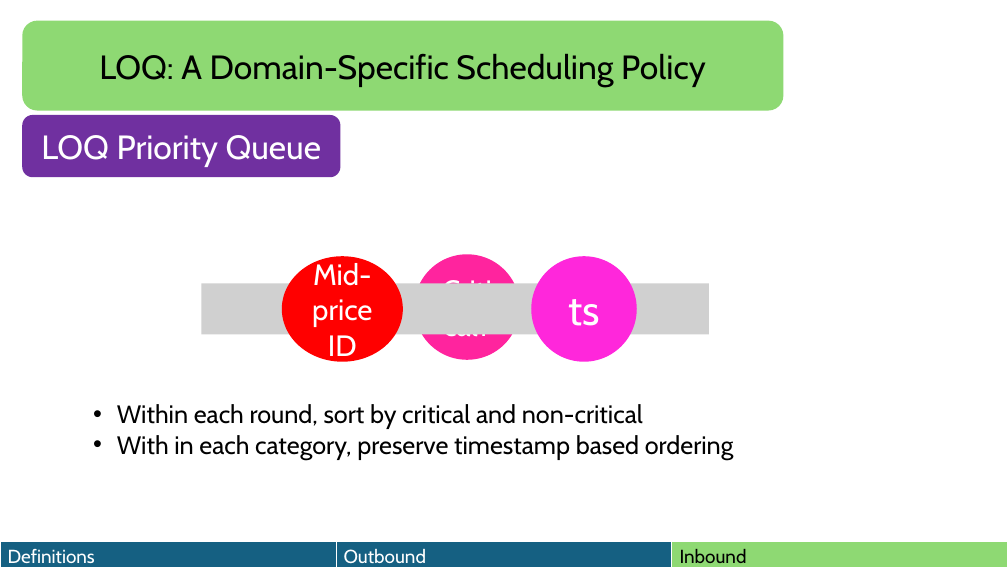
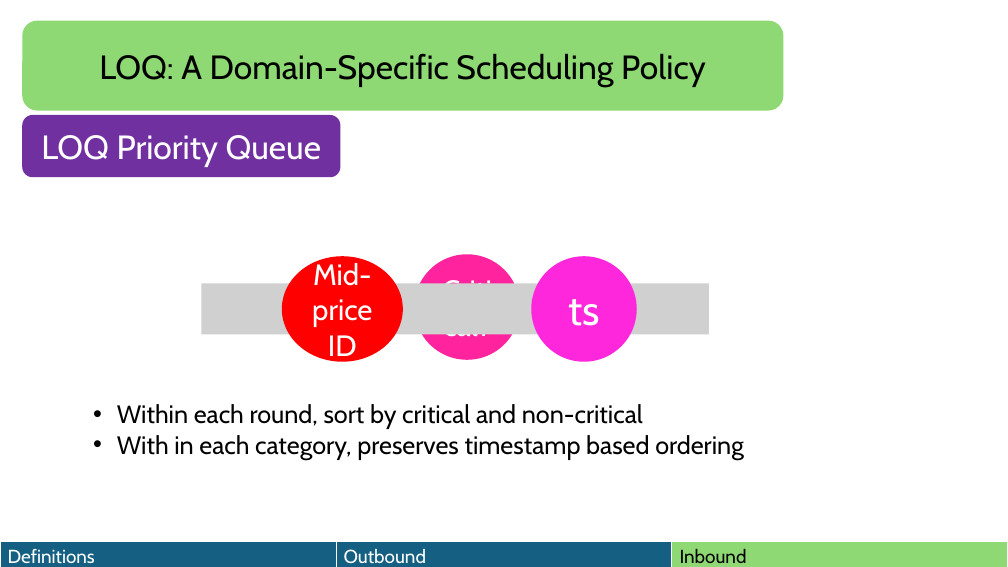
Before and after one commit to HaseebLUMS/Onyx-Presentation, a slide deck: slide 105 of thesis-latency-fairness.pptx. Drawn at 1008x567 pixels with LibreOffice and Linux fonts; fonts in the diff are those of the drawing; grey boxes stand for pictures. Boxes give left, top, right and bottom in pixels: in the first picture for what was removed or moved away, otherwise in the second. Text is boxed around its words. In the diff, an @@ line names an element or a change of style, - is before the commit and + after.

```diff
--- a/thesis-latency-fairness.pptx
+++ b/thesis-latency-fairness.pptx
@@ text at box(117, 435, 744, 460): text changed @@
-• With in each category, preserve timestamp based ordering
+• With in each category, preserves timestamp based ordering
```
Also in this commit, not shown: 1 other slide changed, 1 slide added.
